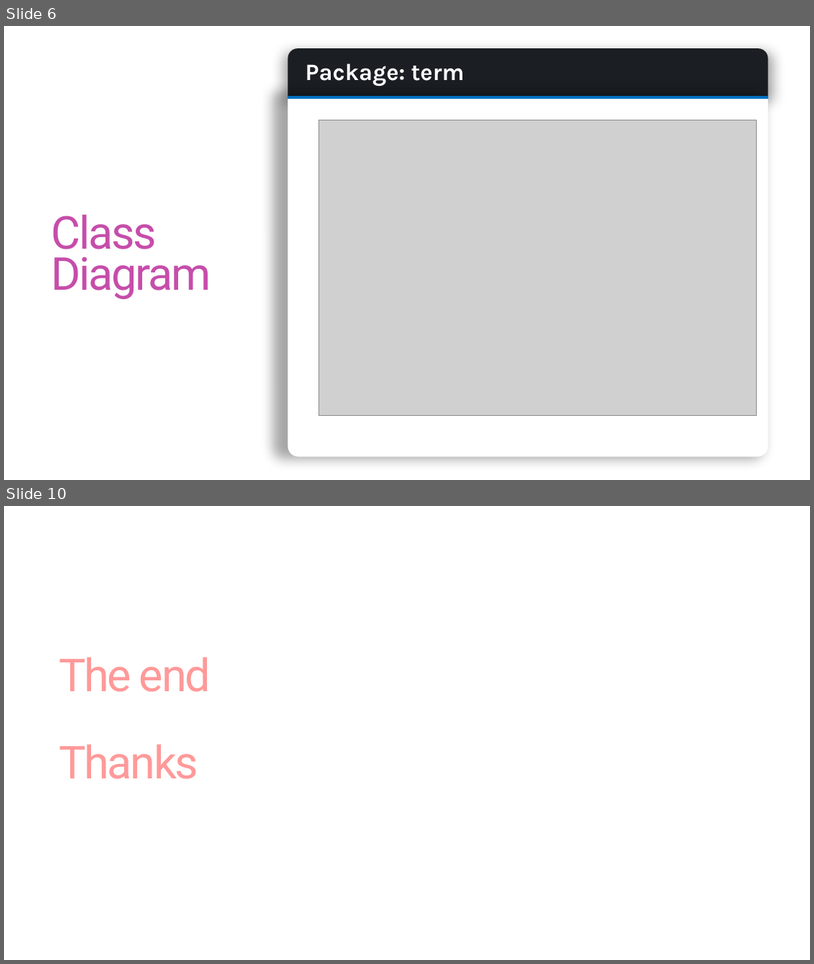
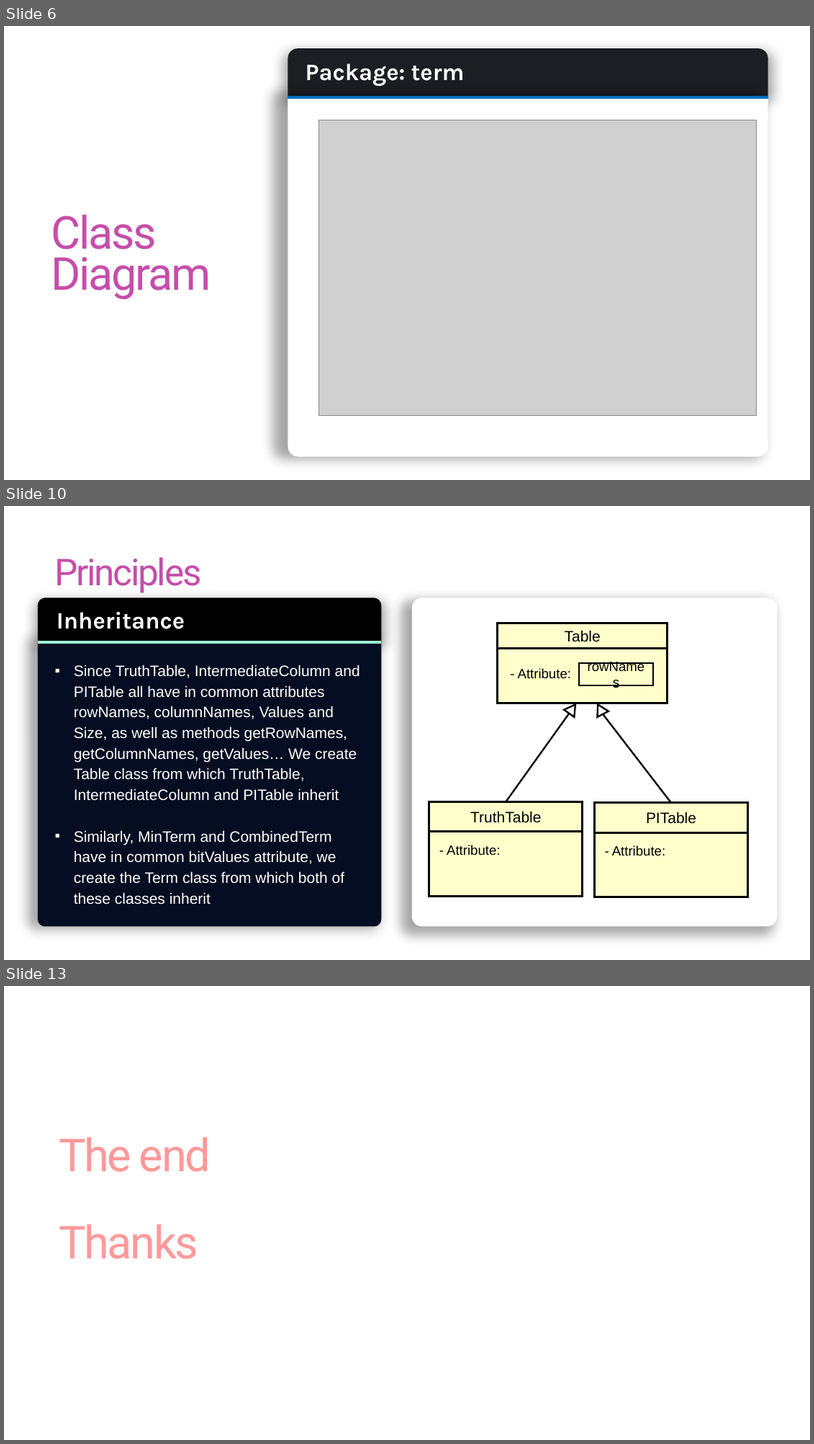
Before and after one commit to jazzDung/OOP.DSAI.20202.6, a slide deck: presentation.pptx. Shown one above the other, each under a label of ours: slides 6 and 10 before the commit, slides 6, 10 and 13 after it; the slides between them are not shown. The pictures are 814x964 and 814x1444 pixels, drawn with LibreOffice and Linux fonts; fonts in the diff are those of the drawing; grey boxes stand for pictures. Boxes give left, top, right and bottom in pixels: in the first picture for what was removed or moved away, otherwise in the second. Text is boxed around its words. In the diff, an @@ line names an element or a change of style, - is before the commit and + after.

```diff
--- a/presentation.pptx
+++ b/presentation.pptx
@@ slide 10 added at (4,506,810,960), background #FFFFFF @@
@@ text added at (55,557,202,593), 44 pt, text gradient #C64DAA to #3581F5 @@
+Principles
@@ rounded rectangle added at (412,597,777,926), fill #FFFFFF @@
@@ rectangle added at (498,623,668,648), fill #FFFFCC, outline #000000 2.5 pt, 18 pt, text #000000 @@
+Table
@@ rectangle added at (498,648,668,703), fill #FFFFCC, outline #000000 2.5 pt @@
@@ group added at (38,598,381,926): 2 round same rects, 2 texts, 1 line @@
+Inheritance
+▪ Since TruthTable, IntermediateColumn and PITable all have in common attributes rowNames, columnNames, Values and Size, as well as methods getRowNames, getColumnNames, getValues… We create Table class from which TruthTable, IntermediateColumn and PITable inherit
+▪ Similarly, MinTerm and CombinedTerm have in common bitValues attribute, we create the Term class from which both of these classes inherit
@@ text added at (518,668,571,679), 16 pt, text #000000 @@
+- Attribute:
@@ rectangle added at (579,663,653,686), fill #FFFFCC, outline #000000 2 pt, 16 pt, text #000000 @@
+rowNames
@@ rectangle added at (579,663,653,685), fill #FFFFCC, outline #000000 2 pt, 16 pt, text #000000 @@
+rowNames
@@ line added from (570, 713) to (506, 802), #000000 2 pt @@
@@ triangle added at (565,700,581,717), outline #000000 2 pt @@
@@ triangle added at (593,702,609,717), outline #000000 2 pt @@
@@ line added from (604, 714) to (672, 803), #000000 2 pt @@
@@ rectangle added at (430,802,582,831), fill #FFFFCC, outline #000000 2.5 pt, 18 pt, text #000000 @@
+TruthTable
@@ rectangle added at (595,803,748,832), fill #FFFFCC, outline #000000 2.5 pt, 18 pt, text #000000 @@
+PITable
@@ rectangle added at (430,831,582,896), fill #FFFFCC, outline #000000 2.5 pt @@
@@ text added at (447,844,500,854), 16 pt, text #000000 @@
+- Attribute:
@@ rectangle added at (595,832,748,896), fill #FFFFCC, outline #000000 2.5 pt @@
@@ text added at (612,845,666,856), 16 pt, text #000000 @@
+- Attribute:
@@ what was slide 10 is now slide 13 @@
```
Also in this commit, not shown: 4 slides changed, 4 other slides added, 2 slides removed, 9 other files.
